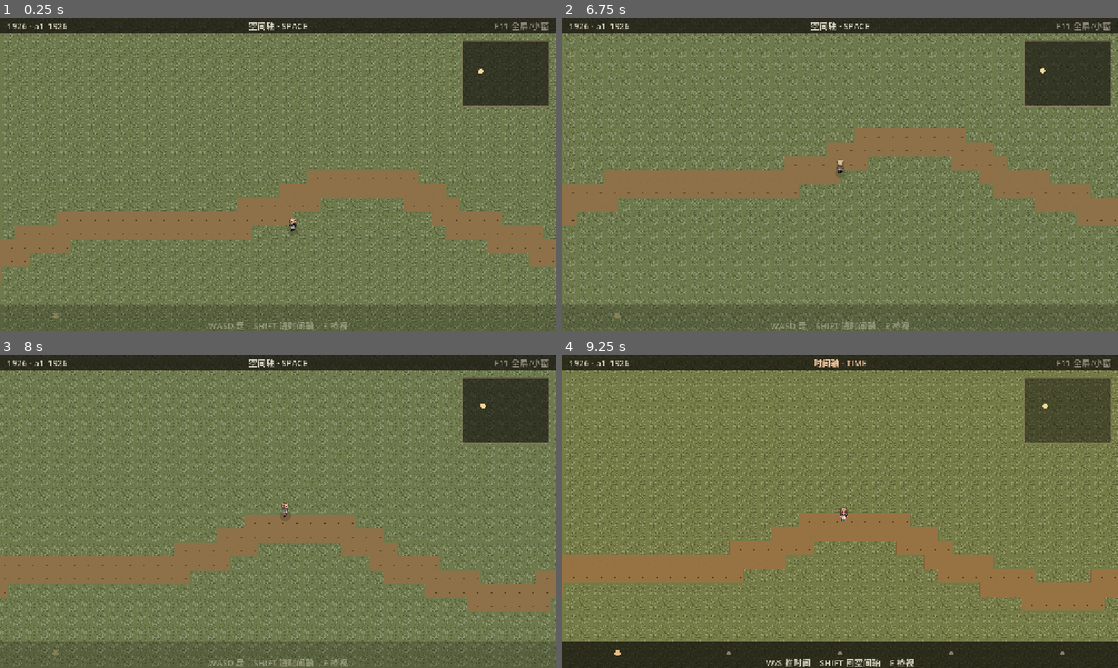
Above: before the commit, frames 1-4 (two rows, left to right).
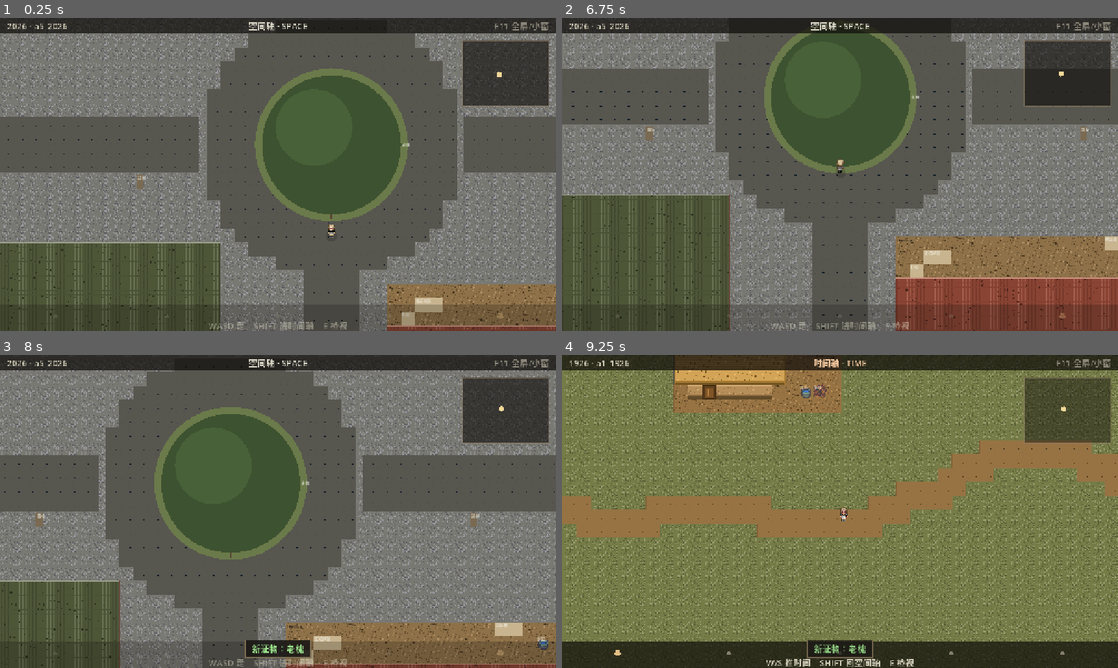
Above: after the commit, the same moments.

Repository: lyhtakeashot/liminal-shift
Game: Godot game, scene res://scenes/main.tscn
Same seed, same stepped clock (60 frames per second), same inputs: the game is played once before the commit and once after it.
Inputs (mouse positions are in pixels of both pictures, inside the frame that each line leads up to):
- Up to frame 1 (0.25 s): no input
- Up to frame 2 (6.75 s): tap Enter (ui_accept) at 0.5, 0.77, 1.25, 1.52, 2, 2.75, 3.02, 3.5, 3.77, 4.25, 4.52, 6.02 s; hold D (move_right) 0.53-1.28 s; hold I (archive) 0.53-1.28 s; click (840, 174) at 0.67 s; move the mouse to (728, 190) at 1.27 s; hold S (move_down) 1.28-2.03 s; tap E (inspect) at 1.35 s; move the mouse to (895, 105) at 2.02 s; hold D (move_right) 2.03-2.78 s; tap Shift (shift_axis) at 2.1 s; move the mouse to (812, 237) at 2.77 s; hold W (move_up) 2.78-3.53 s; tap J at 2.85 s; click (812, 237) at 2.92 s; move the mouse to (1006, 221) at 3.52 s; hold G 3.53-4.28 s; hold A (move_left) 3.53-5.03 s; move the mouse to (673, 127) at 4.27 s; tap Tab at 4.35 s; move the mouse to (867, 174) at 5.02 s; hold S (move_down) 5.03-5.78 s; hold F 5.03-5.78 s; click (867, 174) at 5.17 s; move the mouse to (756, 96) at 5.77 s; hold D (move_right) 5.78-6.53 s; tap Alt at 5.85 s; move the mouse to (962, 158) at 6.52 s; hold W (move_up) from 6.53 s (still down); hold I (archive) from 6.53 s (still down)
- Up to frame 3 (8 s): tap Enter (ui_accept) at 6.77, 7.52 s; move the mouse to (166, 527) at 7.27 s; release W (move_up) at 7.28 s; release I (archive) at 7.28 s; hold D (move_right) from 7.28 s (still down); tap E (inspect) at 7.35 s; click (166, 527) at 7.42 s
- Up to frame 4 (9.25 s): move the mouse to (895, 442) at 8.02 s; release D (move_right) at 8.03 s; hold S (move_down) 8.03-8.78 s; tap Shift (shift_axis) at 8.1 s; move the mouse to (812, 574) at 8.77 s; hold A (move_left) from 8.78 s (still down); tap J at 8.85 s; tap Enter (ui_accept) at 9.02 s

The runs differ from the first frame. In frame 1, 84% of the frame differs, in the area x 0-100%, y 0-100%; in frame 2, 86%; in frame 3, 86%; in frame 4, 46%.

Commit message:
feat(time): 起始帧由 frames.json 的 start_frame 决定（a5_2026 环岛）
timeline.gd 原来写死 index = 0，进游戏必然站 1926，与 house-spec 拍板的
「A5 往过去挖」相悖。改为读 start_frame，缺省/找不到退回最后一帧并 push_warning。
start_pos 同步改为 2026 环岛路面 [2048,1864]（五帧共用同一坐标）。

Diff:
--- a/data/frames.json
+++ b/data/frames.json
@@ -5,9 +5,10 @@
   },
   "safe_top": 36,
   "safe_bottom": 3552,
+  "start_frame": "a5_2026",
   "start_pos": [
-    1024,
-    1696
+    2048,
+    1864
   ],
   "frames": [
     {
--- a/scripts/timeline.gd
+++ b/scripts/timeline.gd
@@ -68,9 +68,23 @@
 		push_error("帧表里一帧都没有")
 		return false
 
+	# 起始帧：读 frames.json 的 start_frame（house-spec 2026-11-19 拍板：从 A5 2026 开局）。
+	# 缺省 / 写错 ⇒ 退回最后一帧（那正是 A5）—— 不许因为一个字符串让游戏起不来。
+	var start_id := String(d.get("start_frame", ""))
+	index = frames.size() - 1
+	if start_id != "":
+		var found := false
+		for i in frames.size():
+			if frames[i].id == start_id:
+				index = i
+				found = true
+				break
+		if not found:
+			push_warning("start_frame「%s」不在帧表里，退回最后一帧 %s" % [start_id, frames[index].id])
+
+	# 起点坐标：五帧共用同一个位置（玩法的「位置不变」全靠这个）
 	var sp: Array = d.get("start_pos", [150, 250])
 	char_pos = Vector2(float(sp[0]), float(sp[1]))
-	index = 0
 	axis = Axis.SPACE
 	phasing = false
 	phase_origin = char_pos
